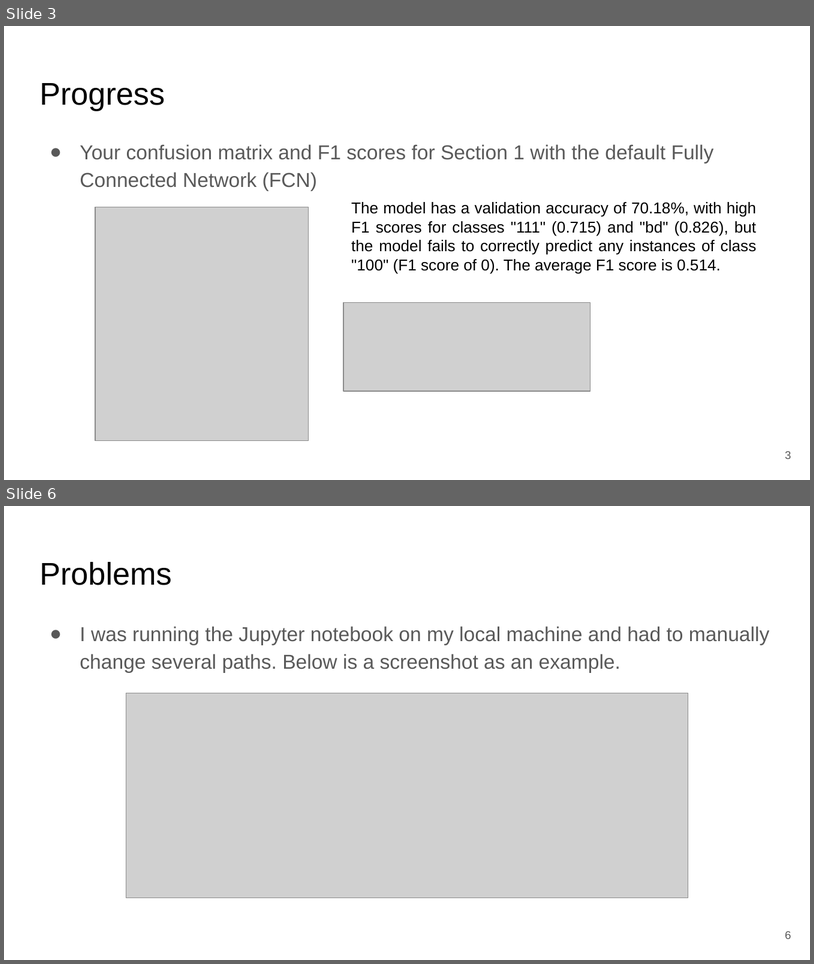
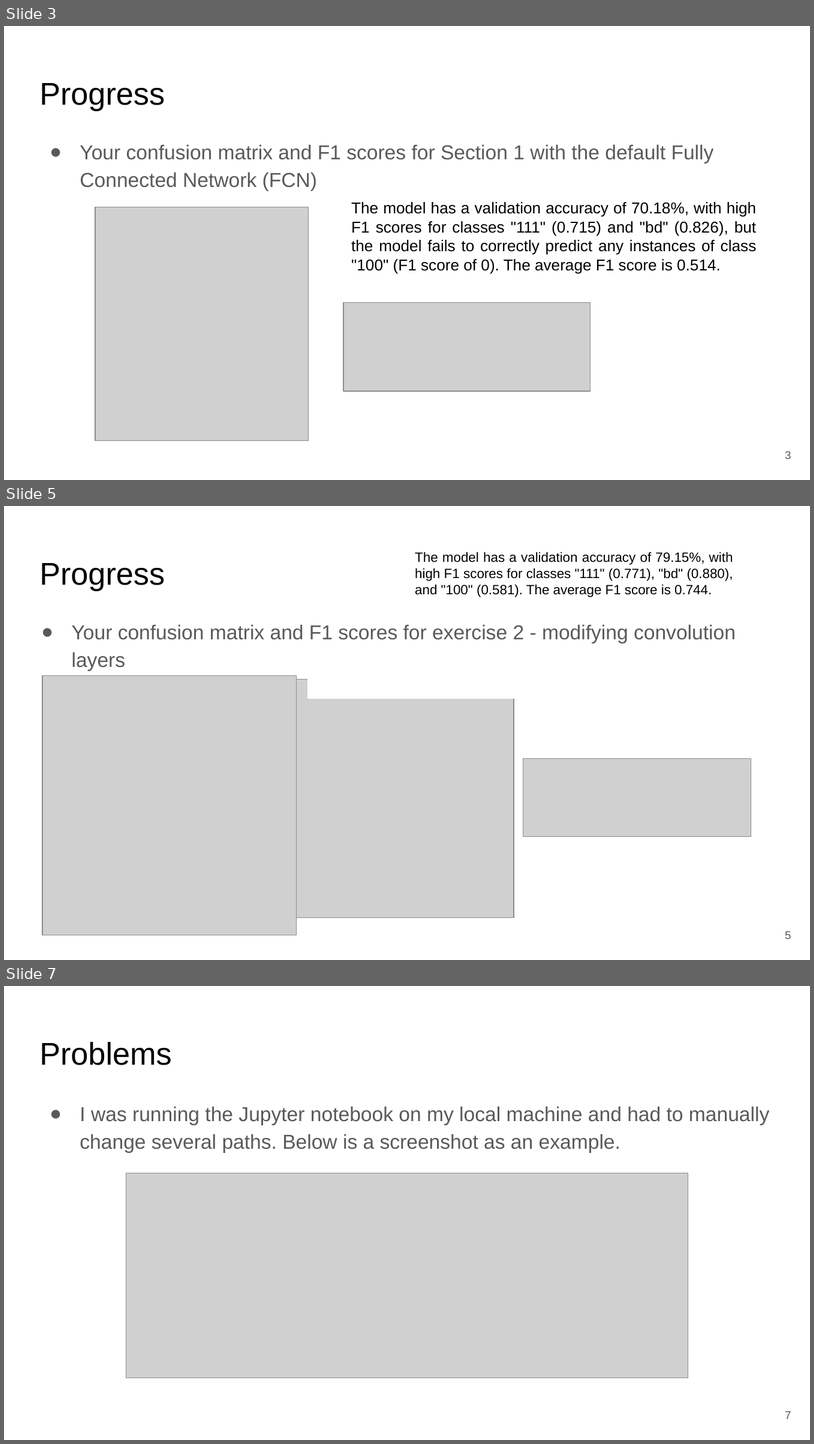
Before and after one commit to jhyang13/UWMadison-MSE401, a slide deck: Assignment/Assignment 7-Jiahui_Yang.pptx. Shown one above the other, each under a label of ours: slides 3 and 6 before the commit, slides 3, 5 and 7 after it; the slides between them are not shown. The pictures are 814x964 and 814x1444 pixels, drawn with LibreOffice and Linux fonts; fonts in the diff are those of the drawing; grey boxes stand for pictures. Boxes give left, top, right and bottom in pixels: in the first picture for what was removed or moved away, otherwise in the second. Text is boxed around its words. In the diff, an @@ line names an element or a change of style, - is before the commit and + after.

```diff
--- a/Assignment/Assignment 7-Jiahui_Yang.pptx
+++ b/Assignment/Assignment 7-Jiahui_Yang.pptx
@@ slide 5 added at [4, 506, 810, 960], background #FFFFFF @@
@@ text added at [415, 552, 734, 597], 12 pt, text #000000 @@
+The model has a validation accuracy of 79.15%, with high F1 scores for classes "111" (0.771), "bd" (0.880), and "100" (0.581). The average F1 score is 0.744.
@@ title added at [39, 563, 165, 591], 28 pt, text #000000 @@
+Progress
@@ text added at [72, 624, 736, 671], 18 pt, text #595959 @@
+● Your confusion matrix and F1 scores for exercise 2 - modifying convolution layers
@@ picture added at [43, 675, 297, 934] @@
@@ picture added at [297, 679, 515, 917] @@
@@ rectangle added at [309, 679, 518, 697], fill #FFFFFF, outline #FFFFFF 2 pt @@
@@ picture added at [524, 759, 752, 837] @@
@@ page number added at [785, 931, 791, 939], 10 pt, text #595959 @@
+5
@@ what was slide 6 is now slide 7 @@
@@ page number at [785, 1411, 791, 1419]: text changed @@
-6
+7
```
Also in this commit, not shown: 2 slides changed, 4 other files.
